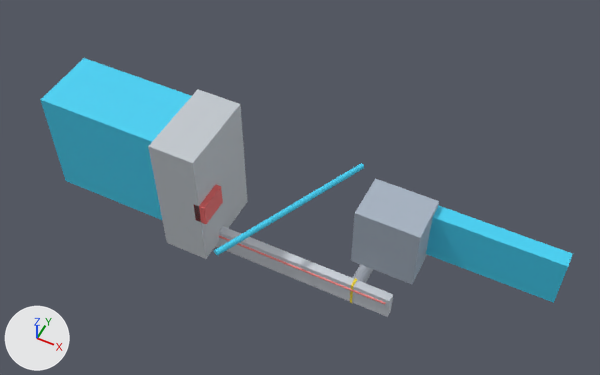
Renders of the glTF model data/models/hydropower_bridge_model.glb from each side of a commit.
Before and after are seen from a 50 mm camera at (91.6, -127.1, 154.6) aimed at (30.7, -5.3, 2.4). The axes (+X, +Y, +Z) are drawn at lower left. The lights are the same throughout. The picture after the commit comes second.

The first picture shows 'bridge_deck', 'dam_structure', 'draft_tube_tailrace', 'intake_gate', 'penstock_pipe', 'powerhouse_casing', 'reservoir_water' and 3 more.
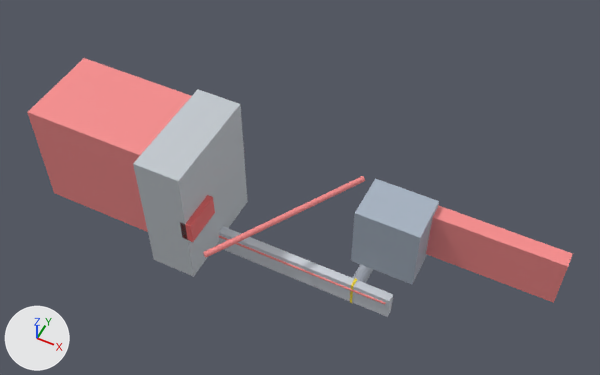
Commit message: 3D Hologram Sim Commit

Changed parts and their boxes (x1, y1, x2, y2) in the pictures (600 x 375 px; the box of a moved part takes in the faces that stretch with it):
'reservoir_water', recoloured, rescaled (cyan to pink, 8% wider, 7% taller)
    before: (40, 58, 192, 220)
    after: (27, 58, 192, 232)
'dam_structure', rescaled (15% wider, 11% taller)
    before: (148, 89, 248, 259)
    after: (133, 89, 248, 277)
'penstock_pipe', recoloured, moved, turned
    before: (214, 163, 364, 256)
    after: (203, 176, 365, 258)
'intake_gate', rescaled (20% wider, 17% taller)
    before: (194, 184, 223, 224)
    after: (180, 195, 215, 242)
part 1 of me_reservoir_water, moved or reshaped
    before: (40, 58, 192, 220)
    after: (27, 58, 192, 232)
part 2 of me_reservoir_water, recoloured (cyan to pink)
    before: (40, 58, 192, 220)
    after: (27, 58, 192, 232)
part 5 of me_penstock_pipe, moved or reshaped
    before: (214, 163, 364, 256)
    after: (203, 176, 365, 258)
part 6 of me_penstock_pipe, recoloured
    before: (214, 163, 364, 256)
    after: (203, 176, 365, 258)
part 7 of me_draft_tube_tailrace, recoloured
    both: (426, 205, 573, 303)

Edits to the bpy script that builds the scene:
```text
Change me_reservoir_water:
    used by ob_reservoir_water; location = (0.0, 0.0, 0.0)
    remove me_reservoir_water.from_pydata(...)  # 8 vertices, 12 faces; spans x -35.0..0.0, y -18.0..0.0, z -15.0..15.0
    add me_reservoir_water.from_pydata(...)  # 8 vertices, 12 faces; spans x -35.0..0.0, y -23.0..0.0, z -15.0..15.0
    me_reservoir_water part 1: the whole mesh is scaled about the mesh origin by (1, 1.28, 1)
    me_reservoir_water part 2: 12 faces centred in x -35.0..0.0, y -18.0..0.0, z -15.0..15.0 are repainted in the vertex colours; the middle colour goes from cyan #42d2f5 to pink #f88d8d
Change me_dam_structure:
    used by ob_dam_structure; location = (0.0, 0.0, 0.0)
    remove me_dam_structure.from_pydata(...)  # 8 vertices, 12 faces; spans x 0.0..12.0, y -22.0..0.0, z -18.0..18.0
    add me_dam_structure.from_pydata(...)  # 8 vertices, 12 faces; spans x 0.0..12.0, y -28.2..0.0, z -18.0..18.0
    me_dam_structure part 3: the whole mesh is scaled about the mesh origin by (1, 1.28, 1)
Change me_intake_gate:
    used by ob_intake_gate; location = (0.0, 0.0, 0.0)
    remove me_intake_gate.from_pydata(...)  # 8 vertices, 12 faces; spans x 10.5..13.5, y -22.0..-14.0, z -3.0..3.0
    add me_intake_gate.from_pydata(...)  # 8 vertices, 12 faces; spans x 10.5..13.5, y -28.16..-17.92, z -3.0..3.0
    me_intake_gate part 4: the whole mesh is scaled about the mesh origin by (1, 1.28, 1)
Change me_penstock_pipe:
    used by ob_penstock_pipe; location = (0.0, 0.0, 0.0)
    remove me_penstock_pipe.from_pydata(...)  # 50 vertices, 96 faces; spans x 20.7..41.3, y -30.7..10.7, z -0.8..0.8
    add me_penstock_pipe.from_pydata(...)  # 50 vertices, 96 faces; spans x 18.7..43.3, y -32.4..6.8, z -0.8..0.8
    me_penstock_pipe part 5: the whole mesh is turned -5.9 degrees about the z axis through its middle, then moved by (0.0, -2.8, 0.0)
    me_penstock_pipe part 6: 96 faces centred in x 20.9..41.1, y -30.5..10.5, z -0.7..0.7 are repainted in the vertex colours; the middle colour goes from cyan #42d2f5 to pink #f88d8d
Change me_draft_tube_tailrace:
    where me_draft_tube_tailrace.from_pydata(...)  # 8 vertices, 12 faces; spans x 60.5..95.5, y -3.5..0.5, z -7.0..7.0
    used by ob_draft_tube_tailrace; location = (0.0, 0.0, 0.0)
    me_draft_tube_tailrace part 7: 12 faces centred in x 60.5..95.5, y -3.5..0.5, z -7.0..7.0 are repainted in the vertex colours; the middle colour goes from cyan #42d2f5 to pink #f88d8d
```
